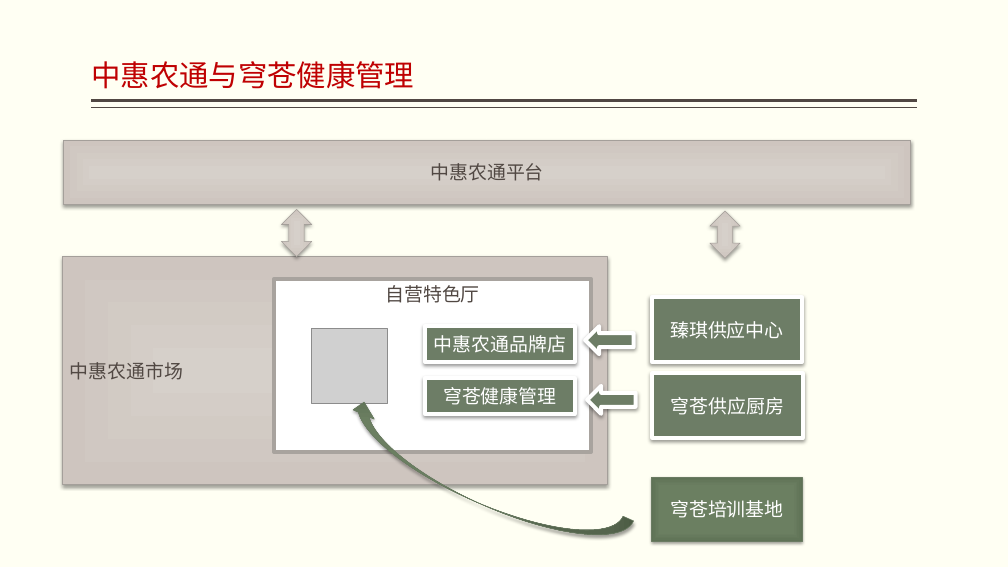
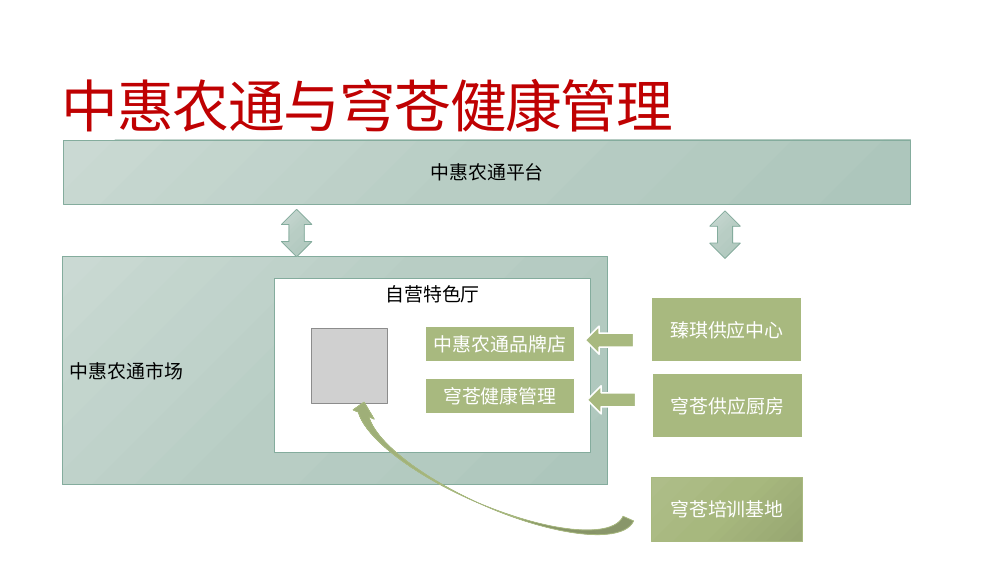
Before and after one commit to jzgi/chainsmart, a slide deck: slide 44 of Docs/中惠农通平台设计.pptx (slide 40 before the commit). Drawn at 1008x567 pixels with LibreOffice and Linux fonts; fonts in the diff are those of the drawing; grey boxes stand for pictures. Boxes give left, top, right and bottom in pixels: in the first picture for what was removed or moved away, otherwise in the second. Text is boxed around its words. In the diff, an @@ line names an element or a change of style, - is before the commit and + after.

```diff
--- a/Docs/中惠农通平台设计.pptx
+++ b/Docs/中惠农通平台设计.pptx
@@ background #FFFFF3 to #FFFFFF @@
@@ title "中惠农通与穹苍健康管理": place and size @@
-title "中惠农通与穹苍健康管理" at <box>91,61,414,89</box>
+title "中惠农通与穹苍健康管理" at <box>62,79,673,141</box>
@@ title "中惠农通与穹苍健康管理" at <box>62,79,673,141</box>: size 28 to 54 pt, letter spacing 0 to -1.2 pt; line spacing 0.9 to 0.85; vertical alignment bottom to middle @@
@@ line removed from (917, 101) to (91, 101) @@
@@ line removed from (917, 108) to (91, 108) @@
@@ rectangle "中惠农通平台" at <box>64,140,910,204</box>: font Lato to Calibri, text colour #514843 to #000000; fill gradient #D7D0CA to #CFC7BF to gradient #CBDAD4 to #B9CDC5 to #AEC6BD; outline #A59F9A 0.5 pt to #84AC9D 0.75 pt; shadow off @@
@@ up down arrow at <box>281,209,312,257</box>: fill gradient #D7D0CA to #CFC7BF to gradient #CBDAD4 to #B9CDC5 to #AEC6BD; outline #A59F9A 0.5 pt to #84AC9D 0.75 pt; shadow off @@
@@ up down arrow at <box>710,211,740,259</box>: fill gradient #D7D0CA to #CFC7BF to gradient #CBDAD4 to #B9CDC5 to #AEC6BD; outline #A59F9A 0.5 pt to #84AC9D 0.75 pt; shadow off @@
@@ rectangle "中惠农通市场" at <box>62,257,607,485</box>: font Lato to Calibri, text colour #514843 to #000000; fill gradient #D7D0CA to #CFC7BF to gradient #CBDAD4 to #B9CDC5 to #AEC6BD; outline #A59F9A 0.5 pt to #84AC9D 0.75 pt; shadow off @@
@@ rectangle "自营特色厅" at <box>274,279,591,453</box>: font Lato to Calibri, text colour #514843 to #000000; outline #A8A39E 3.78 pt to #84AC9D 1 pt @@
@@ font Lato to Calibri; fill #6D7D66 to #A8B97F; outline #FFFFFF 3.82 pt to #FFFFFF 1.5 pt; shadow off in 4 elements at <box>425,378,575,414</box>, <box>425,326,575,361</box>, <box>653,374,803,438</box>, <box>652,298,802,362</box> @@
@@ left arrow at <box>585,326,634,354</box>: fill #6D7D66 to #A8B97F; outline #FFFFFF 3.82 pt to #FFFFFF 1.5 pt; shadow off @@
@@ left arrow at <box>588,386,636,414</box>: fill #6D7D66 to #A8B97F; outline #FFFFFF 3.82 pt to #FFFFFF 1.5 pt; shadow off @@
@@ curved left arrow at <box>335,398,634,563</box>: fill gradient #6B8162 to #6A8061 to #5F7256 to gradient #AEBE89 to #A8B97F to #97A772; outline #6A7B63 0.5 pt to #A8B97F 0.75 pt; shadow off @@
@@ rectangle "穹苍培训基地" at <box>652,477,802,541</box>: font Lato to Calibri; fill gradient #6B8162 to #6A8061 to #5F7256 to gradient #AEBE89 to #A8B97F to #97A772; outline #6A7B63 0.5 pt to #A8B97F 0.75 pt; shadow off @@
```
Also in this commit, not shown: 38 other slides changed, 5 slides added, 1 slide removed, 52 other files.
